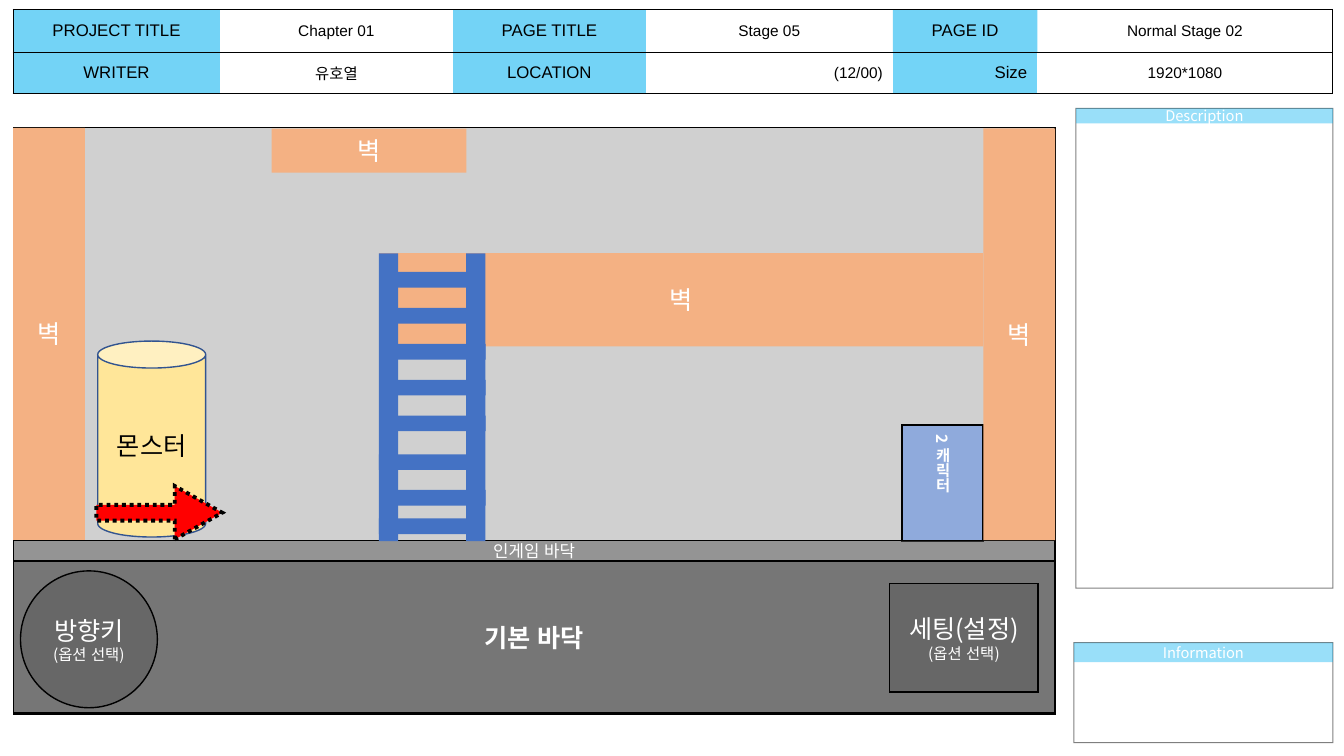
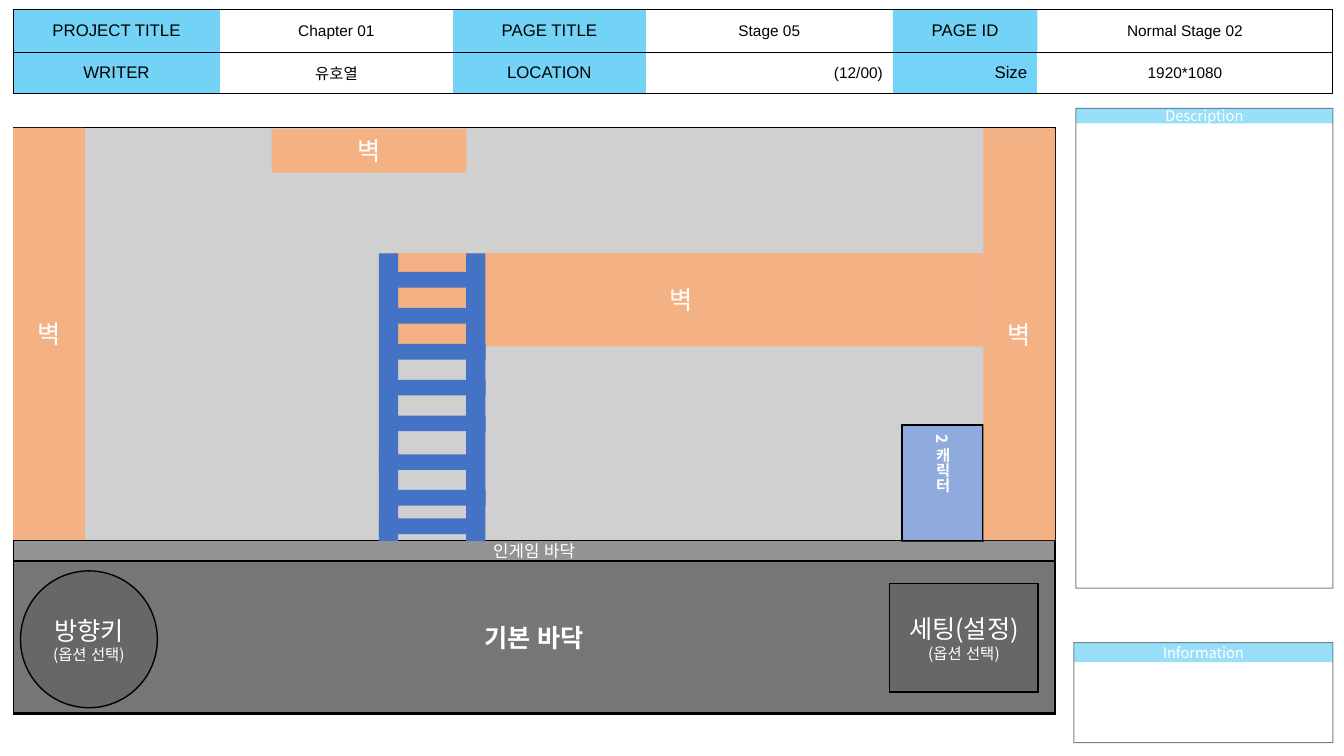
Before and after one commit to JuNijen/gNextGameJam_1210, a slide deck: slide 16 of Soul.pptx. Drawn at 1344x756 pixels with LibreOffice and Linux fonts; fonts in the diff are those of the drawing; grey boxes stand for pictures. Boxes give left, top, right and bottom in pixels: in the first picture for what was removed or moved away, otherwise in the second. Text is boxed around its words. In the diff, an @@ line names an element or a change of style, - is before the commit and + after.

```diff
--- a/Soul.pptx
+++ b/Soul.pptx
@@ cylinder removed at (98, 341, 206, 536) @@
-몬스터
@@ down arrow removed at (97, 486, 223, 539) @@
```
Also in this commit, not shown: 6 other slides changed, 6 other files.
